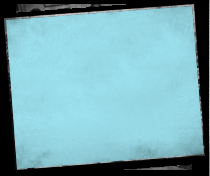
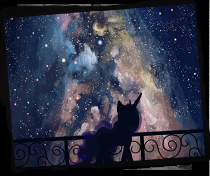
Layered file, before and after one edit (210×176). Changes by layer:
removed layer "Layer 1" over [6, 6, 204, 169]
added layer "Layer 14" above "Layer 13" over [0, 0, 209, 174]
added layer "Layer 13" above "Layer 12" over [0, 0, 210, 174]
added layer "Layer 12" above "Layer 11" over [0, 0, 210, 174]
added layer "Layer 11" above "Layer 10" over [0, 0, 210, 174]
added layer "Layer 10" above "Layer 9" over [0, 0, 210, 174]
added layer "Layer 9" above "Layer 8" over [0, 0, 210, 174]
added layer "Layer 8" above "Layer 7" over [0, 0, 210, 174]
added layer "Layer 7" above "Layer 6" over [0, 0, 210, 174]
added layer "Layer 6" above "Layer 2" over [0, 0, 210, 174]
added layer "Layer 2" above "Background" over [4, 4, 205, 170]
painted on "Background" over [0, 0, 210, 174]
